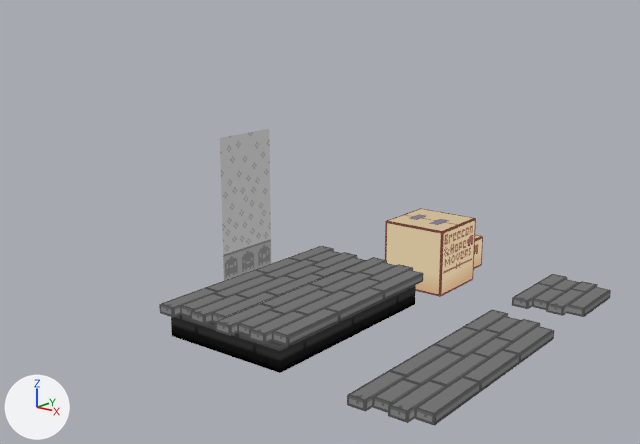
A saved change to the Blender file Moving Through Mediums/Assets/Dev/Marika/Environment Assets/environment.blend.
The view is the same before and after, from a 50 mm lens placed at (6.77, -8.89, 4.46), pointed at (-0.69, 0.63, 1.24). The axes (+X, +Y, +Z) are drawn at lower left. The lights are the same throughout. The first picture is the older version.

Before the edit, the objects in view are built like this:
```python
ob_back_wall_001 = bpy.data.objects.new('back_wall.001', me_plane)
ob_back_wall_001.location = (0.0, 0.0, 0.5)
ob_back_wall_002 = bpy.data.objects.new('back_wall.002', me_plane_001)
ob_back_wall_002.location = (0.0, 0.0, 1.5)
ob_big_box = bpy.data.objects.new('big_box', me_cube)
ob_big_box.location = (0.0, 2.5, 0.0)
ob_floor_edge_l_back = bpy.data.objects.new('floor_edge.L_back', me_cube_016)
ob_floor_edge_l_back.location = (-1.0, -1.0, 0.0)
ob_floor_edge_r = bpy.data.objects.new('floor_edge.R', me_cube_007)
ob_floor_edge_r.location = (0.0, 1.0, 0.0)
ob_floor_edge_r_back = bpy.data.objects.new('floor_edge.R_back', me_cube_015)
ob_floor_edge_r_back.location = (-1.0, 1.0, 0.0)
ob_floor_l = bpy.data.objects.new('floor.L', me_cube_001)
ob_floor_l.location = (0.0, -1.0, 0.0)
ob_floor_middle = bpy.data.objects.new('floor.middle', me_cube_006)
ob_floor_middle.location = (0.0, 0.0, 0.0)
ob_floor_middle_back = bpy.data.objects.new('floor.middle_back', me_cube_014)
ob_floor_middle_back.location = (0.0, 0.0, 0.0)
# me_cube_006
# before: 0 (0.5, -0.5, 0.5) at pixel (339, 312), 1 (0.5, 0.5, 0.5) at pixel (384, 291), 2 (-0.5, -0.5, 0.5) at pixel (278, 295), 3 (0.375, -0.5, 0.375), 4 (0.5, 0.5, 0.375) at pixel (383, 300)
# before: 5 (0.5, -0.5, 0.375) at pixel (339, 321), 8 (0.375, 0.5, 0.375), 9 (-0.5, 0.5, 0.5) at pixel (325, 276)
# also in view: 'platform.R' at (2.0, 1.09, 0.06); 'platform.L' at (2.0, -1.09, 0.06); 'platform.middle' at (2.0, 0.0, 0.06); 'platform.1block' at (2.0, 3.0, 0.06)
```
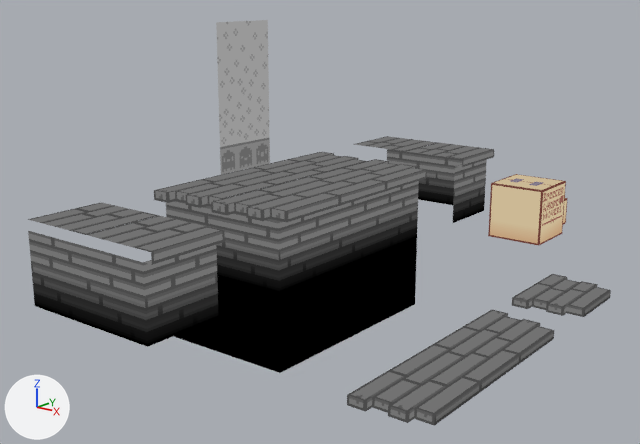
Commit message: Expanded the range of floor tiles available

Changed parts and their boxes (x1, y1, x2, y2) in the pictures (640 x 444 px):
'floor.L', reshaped, moved (40% taller): before (215, 296, 339, 373); after (211, 185, 340, 293)
'floor_overhang.L', added: after (86, 216, 225, 347)
'big_box', moved: before (385, 208, 476, 297); after (488, 174, 566, 246)
'wall_black.L', added: after (225, 273, 331, 373)
'floor.middle', reshaped, moved (42% taller): before (279, 277, 384, 347); after (278, 172, 386, 272)
'back_wall.002', moved: before (220, 129, 270, 211); after (216, 20, 269, 100)
'back_wall.001', moved: before (222, 198, 271, 280); after (219, 93, 270, 175)
'floor_overhang.L_back', added: after (28, 202, 159, 327)
'floor_edge.L_back', deleted: before (159, 281, 278, 355)
'floor.R', added: after (327, 159, 427, 254)
'floor_overhang.R', added: after (406, 143, 494, 223)
'floor.L_back', added: after (154, 175, 276, 279)
'wall_black.middle', added: after (331, 254, 377, 347)
'floor_edge.R', deleted: before (326, 257, 424, 324)
'floor.middle_back', moved: before (224, 264, 324, 296); after (222, 163, 324, 185)
'wall_black', added: after (376, 238, 417, 324)
'floor_overhang.R_back', added: after (353, 136, 438, 203)
'floor_edge.R_back', deleted: before (271, 246, 365, 277)
'wall_black.L_back', added: after (173, 277, 227, 355)
'floor.R_back', added: after (271, 152, 366, 172)
'small_box', moved (mostly hidden afterwards): before (474, 235, 483, 269); after (563, 198, 568, 224)

Edits to the bpy script that builds the scene:
```text
Change me_cube_001:
    remove me_cube_001.from_pydata(...)  # 42 vertices, 31 faces; spans x -0.5..0.5, y -0.688..0.5, z 0.0..0.5
    add me_cube_001.from_pydata(...)  # 42 vertices, 31 faces; spans x -0.5..0.5, y -0.688..0.5, z 0.0..1.0
    me_cube_001 part 1: all 36 vertices in x -0.5..0.5, y -0.688..0.5, z 0.375..0.5 are moved by (0.0, 0.0, 0.5)
Change me_cube_006:
    remove me_cube_006.from_pydata(...)  # 10 vertices, 4 faces; spans x -0.5..0.5, y -0.5..0.5, z 0.0..0.5
    add me_cube_006.from_pydata(...)  # 10 vertices, 4 faces; spans x -0.5..0.5, y -0.5..0.5, z 0.0..1.0
    me_cube_006 part 2
    add for i in [*range(0, 6), 8, 9]: me_cube_006.vertices[i].co += Vector((0.0, 0.0, 0.5))
Change me_cube_014:
    remove me_cube_014.from_pydata(...)  # 4 vertices, 1 face; spans x -1.5..-0.5, y -0.5..0.5, z 0.5
    add me_cube_014.from_pydata(...)  # 4 vertices, 1 face; spans x -1.5..-0.5, y -0.5..0.5, z 1.0
    me_cube_014 part 3: the whole mesh is moved by (0.0, 0.0, 0.5)
Change me_plane:
    remove me_plane.from_pydata(...)  # 4 vertices, 1 face; spans x -1.5, y -0.5..0.5, z 0.0..1.0
    add me_plane.from_pydata(...)  # 4 vertices, 1 face; spans x -1.5, y -0.5..0.5, z 0.5..1.5
    me_plane part 4: the whole mesh is moved by (0.0, 0.0, 0.5)
Change me_plane_001:
    remove me_plane_001.from_pydata(...)  # 4 vertices, 1 face; spans x -1.5, y -0.5..0.5, z 0.0..1.0
    add me_plane_001.from_pydata(...)  # 4 vertices, 1 face; spans x -1.5, y -0.5..0.5, z 0.5..1.5
    me_plane_001 part 5: the whole mesh is moved by (0.0, 0.0, 0.5)
Change ob_floor_l:
    ob_floor_l.location: (0.0, -1.0, 0.0) -> (0.0, -1.0, 1.0)
Change ob_floor_middle:
    ob_floor_middle.location: (0.0, 0.0, 0.0) -> (0.0, 0.0, 1.0)
Remove ob_floor_edge_r:
    ob_floor_edge_r = bpy.data.objects.new('floor_edge.R', me_cube_007)
Change ob_floor_middle_back:
    ob_floor_middle_back.location: (0.0, 0.0, 0.0) -> (0.0, 0.0, 1.0)
Remove ob_floor_edge_r_back:
    ob_floor_edge_r_back = bpy.data.objects.new('floor_edge.R_back', me_cube_015)
Remove ob_floor_edge_l_back:
    ob_floor_edge_l_back = bpy.data.objects.new('floor_edge.L_back', me_cube_016)
Change ob_back_wall_001:
    ob_back_wall_001.location: (0.0, 0.0, 0.5) -> (0.0, 0.0, 1.5)
Change ob_back_wall_002:
    ob_back_wall_002.location: (0.0, 0.0, 1.5) -> (0.0, 0.0, 2.5)
Change ob_big_box:
    ob_big_box.location: (0.0, 2.5, 0.0) -> (0.0, 5.91, 0.0)
Change ob_small_box:
    ob_small_box.location: (0.0, 3.5, 0.0) -> (0.0, 6.91, 0.0)
Add ob_wall_black_l_back:
    ob_wall_black_l_back = bpy.data.objects.new('wall_black.L_back', me_cube_024)  # 4 vertices, 1 face; spans x -0.625..0.375, y -0.5, z 0.0..1.0
    ob_wall_black_l_back.location = (-0.88, -1.0, 0.0)
Add ob_wall_black_l:
    ob_wall_black_l = bpy.data.objects.new('wall_black.L', me_cube_022)  # 6 vertices, 2 faces; spans x -0.5..0.375, y -0.5..0.5, z 0.0..1.0
    ob_wall_black_l.location = (0.0, -1.0, 0.0)
Add ob_wall_black:
    ob_wall_black = bpy.data.objects.new('wall_black', me_cube_021)  # 6 vertices, 2 faces; spans x -0.5..0.375, y -0.5..0.5, z 0.0..1.0
    ob_wall_black.location = (0.0, 1.0, 0.0)
Add ob_wall_black_middle:
    ob_wall_black_middle = bpy.data.objects.new('wall_black.middle', me_cube_020)  # 4 vertices, 1 face; spans x 0.375, y -0.5..0.5, z 0.0..1.0
    ob_wall_black_middle.location = (0.0, 0.0, 0.0)
Add ob_floor_overhang_l_back:
    ob_floor_overhang_l_back = bpy.data.objects.new('floor_overhang.L_back', me_cube_019)  # 20 vertices, 8 faces; spans x -0.5..0.5, y -0.5..0.5, z 0.0..1.0
    ob_floor_overhang_l_back.location = (-1.0, -3.0, 1.0)
Add ob_floor_overhang_l:
    ob_floor_overhang_l = bpy.data.objects.new('floor_overhang.L', me_cube_018)  # 26 vertices, 12 faces; spans x -0.5..0.5, y -0.5..0.5, z 0.0..1.0
    ob_floor_overhang_l.location = (0.0, -3.0, 1.0)
Add ob_floor_overhang_r_back:
    ob_floor_overhang_r_back = bpy.data.objects.new('floor_overhang.R_back', me_cube_017)  # 20 vertices, 8 faces; spans x -0.5..0.5, y -0.5..0.5, z 0.0..1.0
    ob_floor_overhang_r_back.location = (-1.0, 3.0, 1.0)
Add ob_floor_overhang_r:
    ob_floor_overhang_r = bpy.data.objects.new('floor_overhang.R', me_cube_013)  # 26 vertices, 12 faces; spans x -0.5..0.5, y -0.5..0.5, z 0.0..1.0
    ob_floor_overhang_r.location = (0.0, 3.0, 1.0)
Add ob_floor_l_back:
    ob_floor_l_back = bpy.data.objects.new('floor.L_back', me_cube_016_1)  # 36 vertices, 26 faces; spans x -0.5..0.5, y -0.688..0.5, z 0.0..1.0
    ob_floor_l_back.location = (-1.0, -1.0, 1.0)
Add ob_floor_r_back:
    ob_floor_r_back = bpy.data.objects.new('floor.R_back', me_cube_015_1)  # 36 vertices, 26 faces; spans x -0.5..0.5, y -0.5..0.688, z 0.0..1.0
    ob_floor_r_back.location = (-1.0, 1.0, 1.0)
Add ob_floor_r:
    ob_floor_r = bpy.data.objects.new('floor.R', me_cube_007_1)  # 42 vertices, 31 faces; spans x -0.5..0.5, y -0.5..0.688, z 0.0..1.0
    ob_floor_r.location = (0.0, 1.0, 1.0)
```
